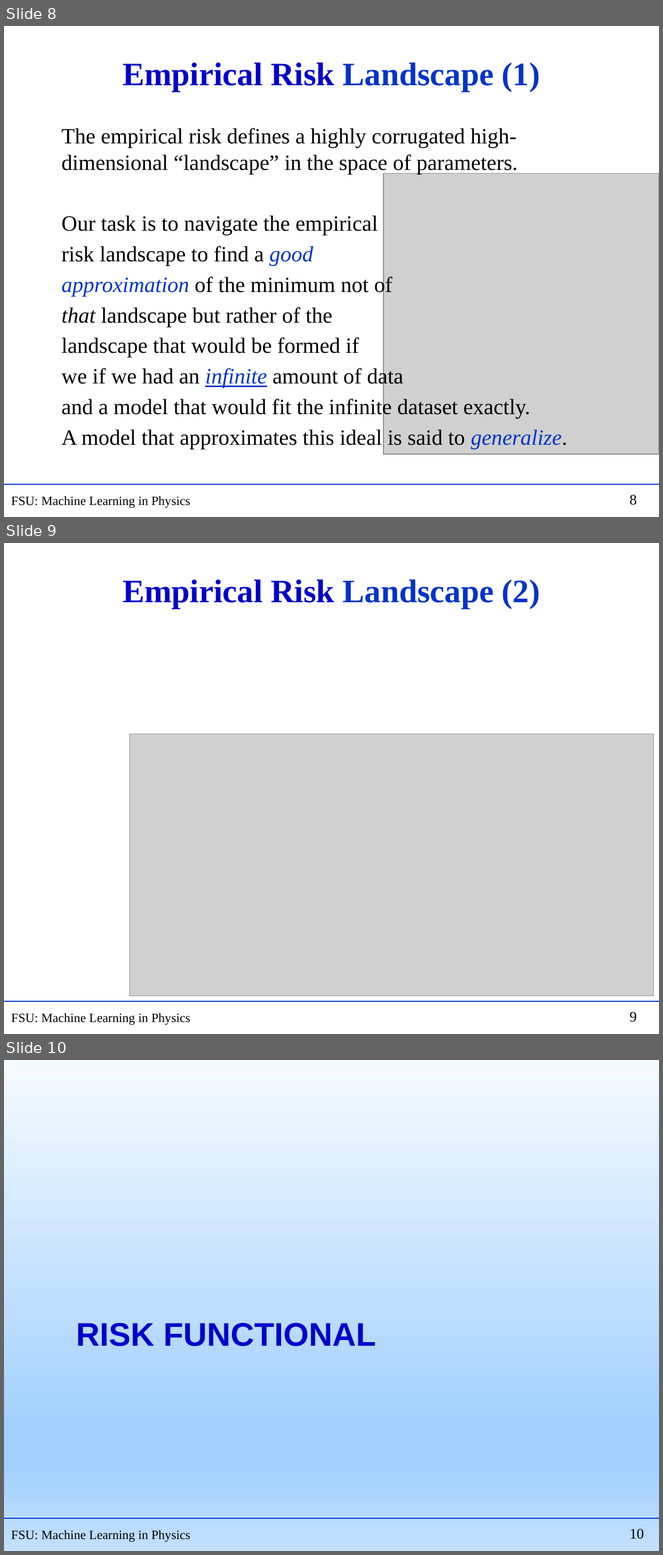
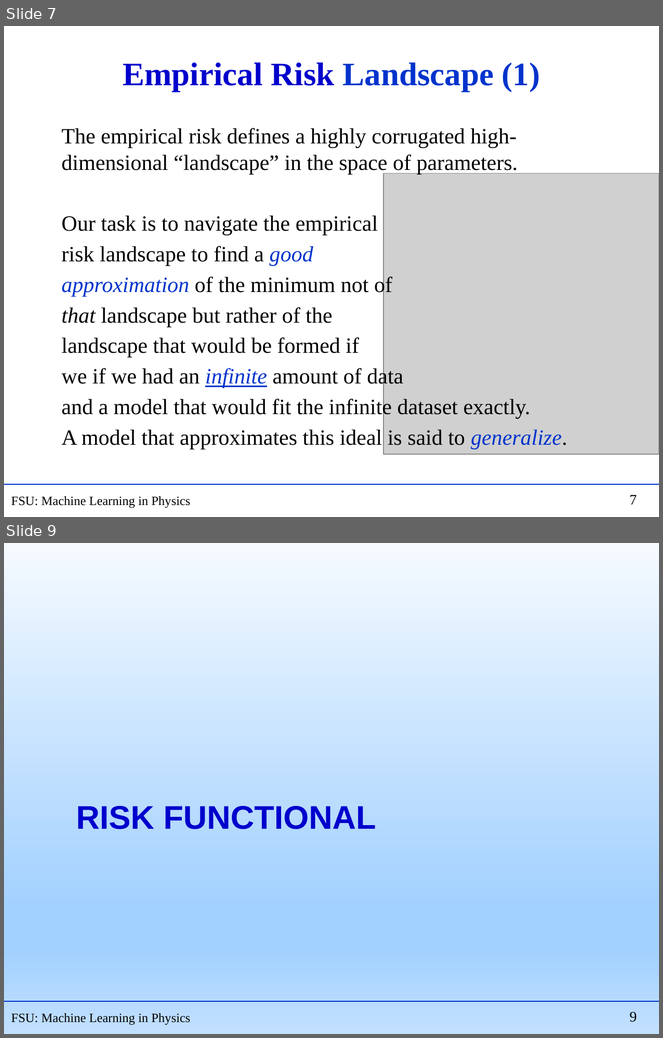
Before and after one commit to hbprosper/mlinphysics, a slide deck: Lectures/01.Foundations/Lecture02.pptx. Shown one above the other, each under a label of ours: slides 8, 9 and 10 before the commit, slides 7 and 9 after it; the slides between them are not shown. The pictures are 663x1555 and 663x1038 pixels, drawn with LibreOffice and Linux fonts; fonts in the diff are those of the drawing; grey boxes stand for pictures. Boxes give left, top, right and bottom in pixels: in the first picture for what was removed or moved away, otherwise in the second. Text is boxed around its words. In the diff, an @@ line names an element or a change of style, - is before the commit and + after.

```diff
--- a/Lectures/01.Foundations/Lecture02.pptx
+++ b/Lectures/01.Foundations/Lecture02.pptx
@@ slide 9 removed at box(4, 543, 659, 1034), background #FFFFFF; not listed: 3 template elements that a slide beside it also shows @@
@@ title removed at box(123, 579, 540, 609) @@
-Empirical Risk Landscape (2)
@@ picture removed at box(130, 734, 654, 996) @@
@@ what was slide 8 is now slide 7 @@
@@ page number at box(630, 495, 637, 505): text changed @@
-8
+7
@@ what was slide 10 is now slide 9 @@
@@ page number at box(630, 1012, 637, 1022): text changed @@
-10
+9
```
Also in this commit, not shown: 2 slides changed, 1 slide added, 2 other slides removed, 11 other files.
